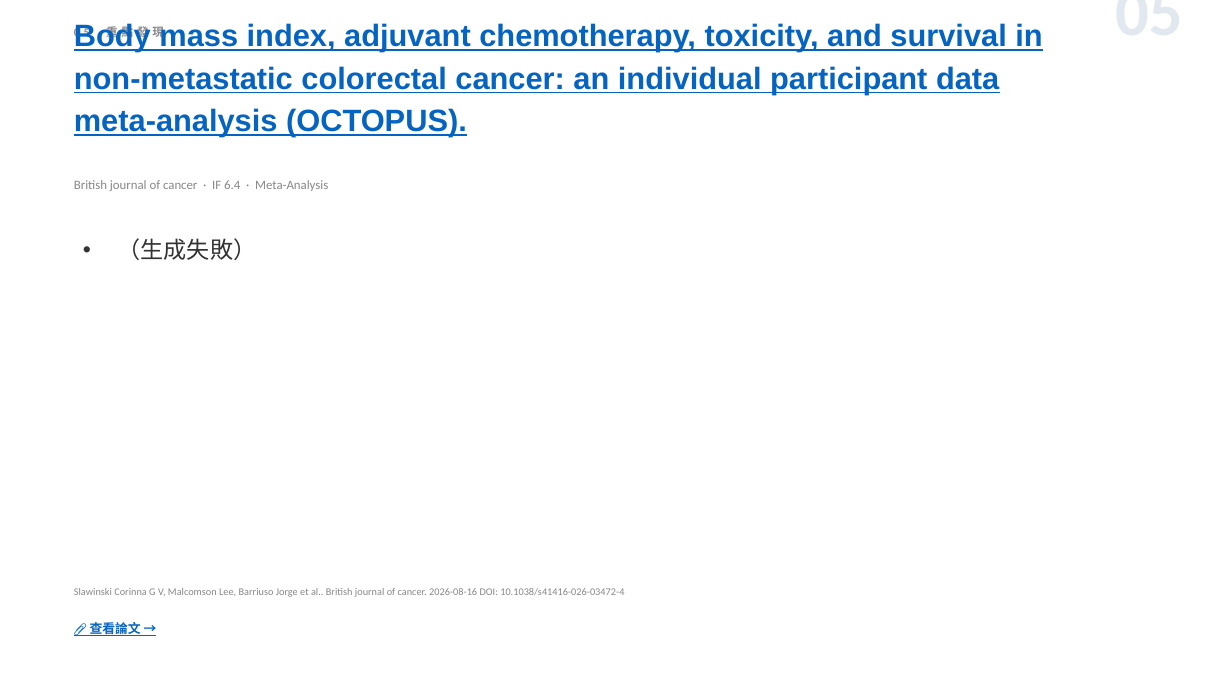
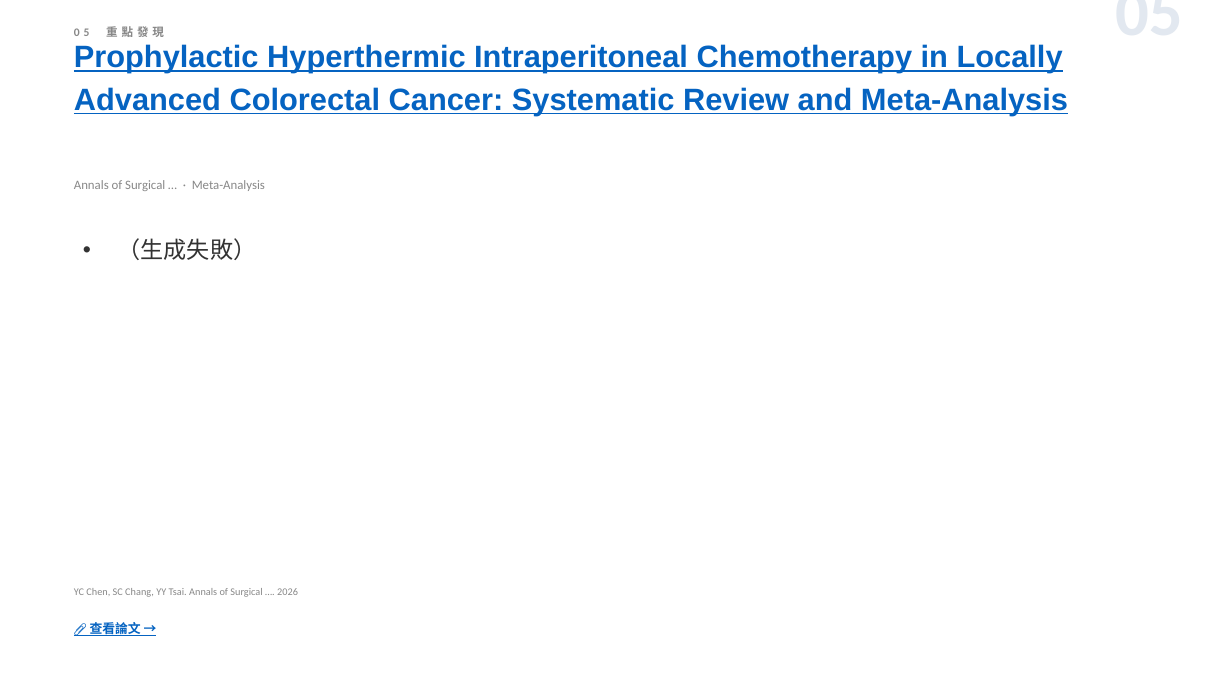
Before and after one commit to jejenhu-maker/colorectal-weekly-digest, a slide deck: slide 7 of docs/digest-zh.pptx. Drawn at 1232x693 pixels with LibreOffice and Linux fonts; fonts in the diff are those of the drawing. Boxes give left, top, right and bottom in pixels: in the first picture for what was removed or moved away, otherwise in the second. Text is boxed around its words. In the diff, an @@ line names an element or a change of style, - is before the commit and + after.

```diff
--- a/docs/digest-zh.pptx
+++ b/docs/digest-zh.pptx
@@ text at <box>74,44,1068,115</box>: text changed @@
-Body mass index, adjuvant chemotherapy, toxicity, and survival in non-metastatic colorectal cancer: an individual participant data meta-analysis (OCTOPUS).
+Prophylactic Hyperthermic Intraperitoneal Chemotherapy in Locally Advanced Colorectal Cancer: Systematic Review and Meta-Analysis
@@ text at <box>74,180,265,191</box>: text changed @@
-British journal of cancer · IF 6.4 · Meta-Analysis
+Annals of Surgical … · Meta-Analysis
@@ text at <box>74,588,298,597</box>: text changed @@
-Slawinski Corinna G V, Malcomson Lee, Barriuso Jorge et al.. British journal of cancer. 2026-08-16 DOI: 10.1038/s41416-026-03472-4
+YC Chen, SC Chang, YY Tsai. Annals of Surgical …. 2026
```
Also in this commit, not shown: 10 other slides changed, 1 slide added, 1 slide removed, 2 other files.
